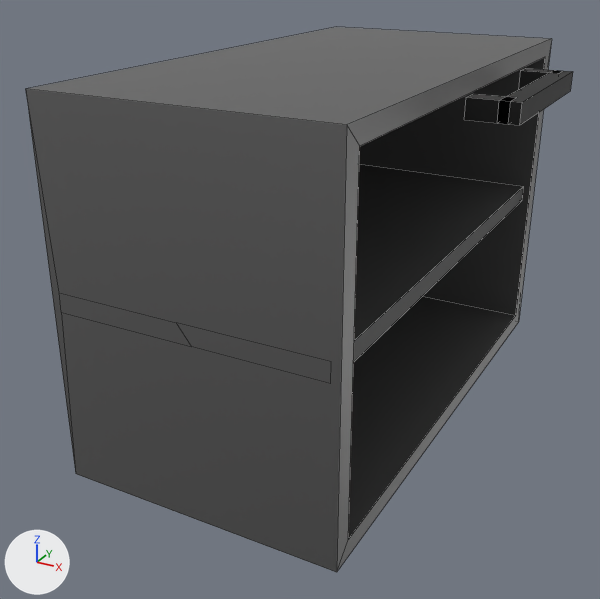
What one commit did to the Blender file Assets/CustomShapes/blender/oven.blend.
Rendered twice from a 50 mm lens placed at (2.03, -4.14, 1.61), pointed at (-0.08, -0.3, -0.31). The axes (+X, +Y, +Z) are drawn at lower left. The lights are the same throughout. Mesh edges are drawn as thin lines.

Before the edit, the objects in view are built like this:
```python
me_cube = bpy.data.meshes.new('Cube')
me_cube.from_pydata(...)  # 36 vertices, 22 faces; spans x -0.77..0.77, y -1.5..1.5, z -1.0..1.0
# faces by material slot: [13, 9]
me_cube.materials.append(mat_material)  # grey #8c8c8c
me_cube.materials.append(mat_cooking_color)  # dark grey #484848
me_cube_001 = bpy.data.meshes.new('Cube.001')
me_cube_001.from_pydata(...)  # a box spanning x -0.1..0.1, y -0.05..0.05, z -0.05..0.05; a box spanning x 0.05..0.15, y -0.95..0.05, z -0.05..0.05; a box spanning x -0.1..0.1, y -0.95..-0.85, z -0.05..0.05
me_cube_001.materials.append(mat_handle)  # black #000000
me_cube_002 = bpy.data.meshes.new('Cube.002')
me_cube_002.from_pydata(...)  # 24 vertices, 17 faces; spans x -1.0..1.0, y -1.18..1.18, z -1.25..1.25
# faces by material slot: [8, 9]
me_cube_002.materials.append(mat_outside)  # grey #8c8c8c
me_cube_002.materials.append(mat_glass)  # white #ffffff
ob_handle = bpy.data.objects.new('Handle', me_cube_001)
ob_handle.location = (0.975, 0.45, 0.9)
ob_oven = bpy.data.objects.new('Oven', me_cube)
ob_oven.location = (0.0, 0.0, 0.0)
ob_oven_door = bpy.data.objects.new('Oven Door', me_cube_002)
ob_oven_door.location = (0.82, 0.0, 0.0)
ob_oven_door.scale = (0.05, 1.27, 0.8)
ob_oven_door.hide_set(True)
```
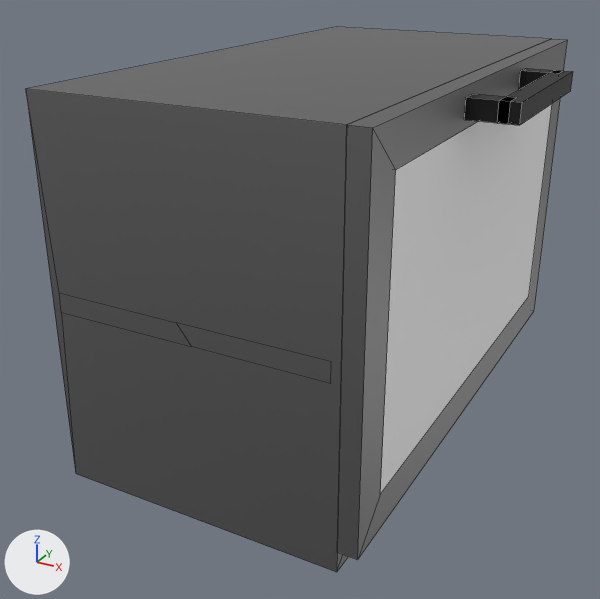
Commit message: Fixed oven door falling issue

Where the change shows, as pixel boxes [x1, y1, x2, y2] in the pictures (600 x 599 px; the box of a moved part takes in the faces that stretch with it):
'Oven Door', shown: after [337, 39, 567, 560]
part 1 of me_cube_002, moved or reshaped (not visible before): after [337, 40, 567, 560]

Diff of the bpy script that builds the scene:
```diff
--- a/Assets/CustomShapes/blender/oven.blend.py
+++ b/Assets/CustomShapes/blender/oven.blend.py
@@ me_cube_002 @@
 me_cube_002.from_pydata(...)  # 24 vertices, 17 faces; spans x -1.0..1.0, y -1.18..1.18, z -1.25..1.25
 # used by ob_oven_door; location = (0.82, 0.0, 0.0); scale = (0.05, 1.27, 0.8)
+# me_cube_002 part 1: the whole mesh is scaled about its middle by (1, 1, 0.936), then moved by (0.0, 0.0, 0.07)
 me_cube_002.materials.append(mat_outside)
@@ ob_oven_door @@
 ob_oven_door.scale = (0.05, 1.27, 0.8)
-ob_oven_door.hide_set(True)
```
